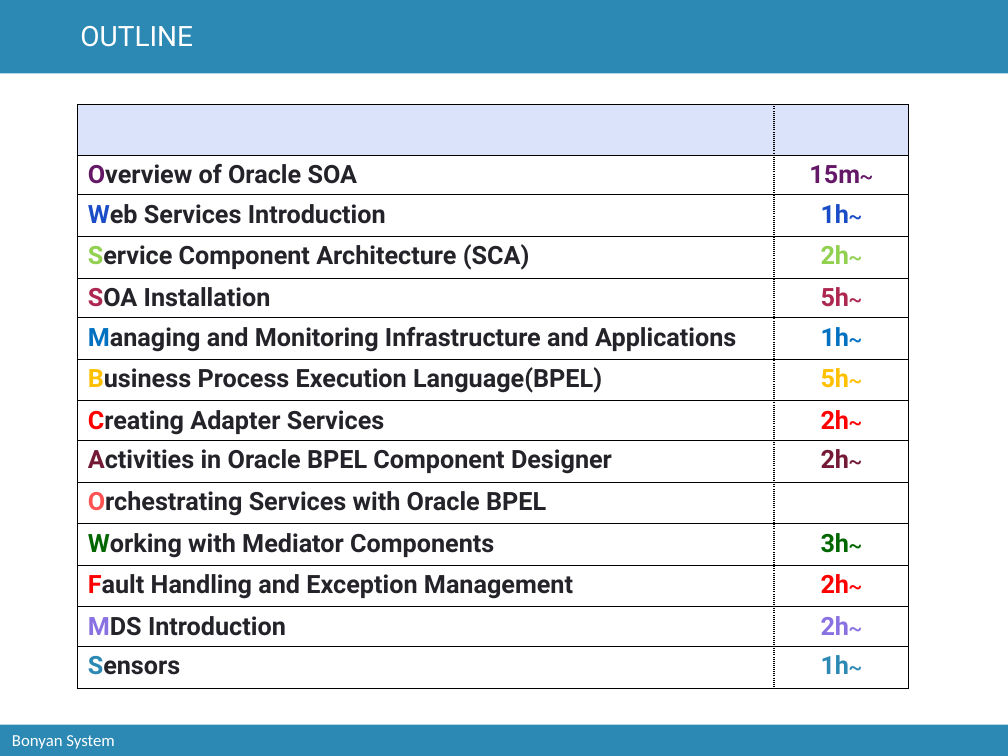
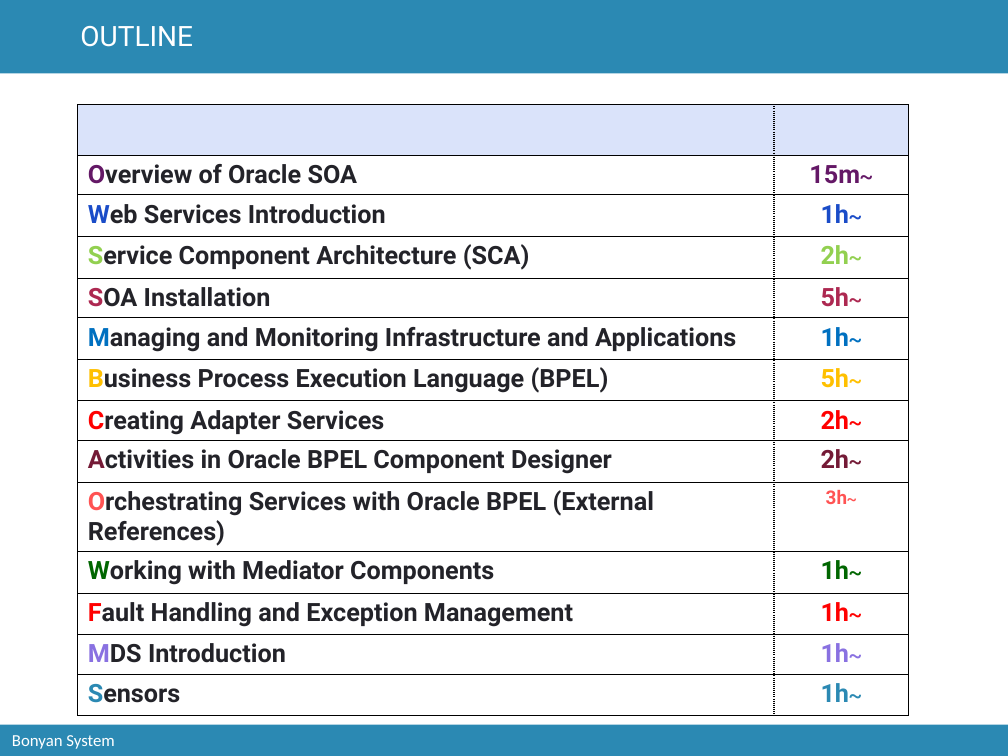
Before and after one commit to catcry/soaTraining, a slide deck: slide 2 of Presentation/soaTrainingPresentation.pptx. Drawn at 1008x756 pixels with LibreOffice and Linux fonts; fonts in the diff are those of the drawing; background and template pictures are left out. Boxes give left, top, right and bottom in pixels: in the first picture for what was removed or moved away, otherwise in the second. Text is boxed around its words. In the diff, an @@ line names an element or a change of style, - is before the commit and + after.

```diff
--- a/Presentation/soaTrainingPresentation.pptx
+++ b/Presentation/soaTrainingPresentation.pptx
@@ table at (78, 105, 908, 706) @@
-row 7, column 1: Business Process Execution Language(BPEL)
+row 7, column 1: Business Process Execution Language (BPEL)
-row 10, column 1: Orchestrating Services with Oracle BPEL
+row 10, column 1: Orchestrating Services with Oracle BPEL (External References)
-row 10, column 2: 
+row 10, column 2: ~3h
-row 11, column 2: ~3h
+row 11, column 2: ~1h
-row 12, column 2: ~2h
+row 12, column 2: ~1h
-row 13, column 2: ~2h
+row 13, column 2: ~1h
```
Also in this commit, not shown: 1 other slide changed, 2 slides added.
